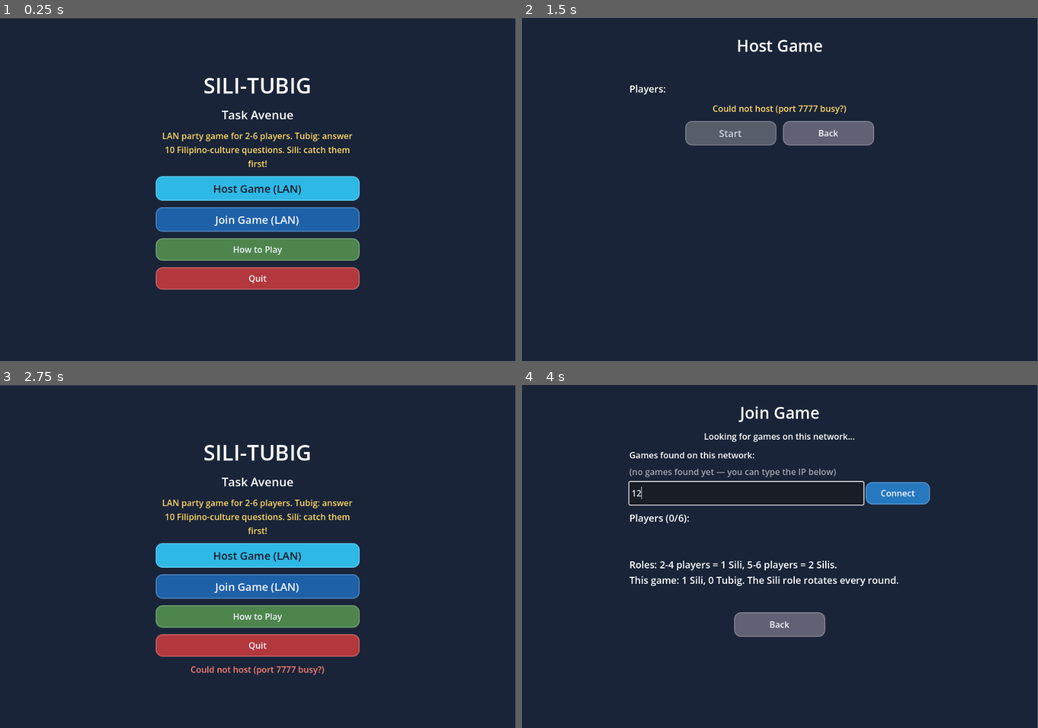
Above: before the commit, frames 1-4 (two rows, left to right).
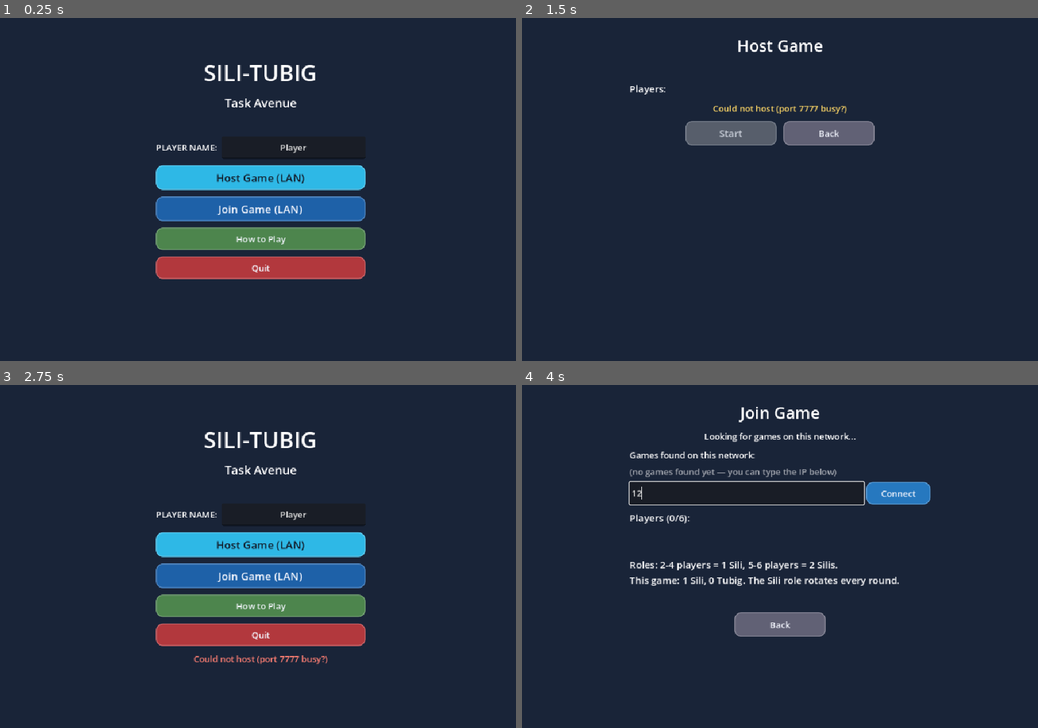
Above: after the commit, the same moments.

Repository: stfcrz11/CEREZO_SiliTubigClash_TaskAvenue
Game: Godot game, scene res://scenes/title_screen.tscn
Same seed, same stepped clock (60 frames per second), same inputs: the game is played once before the commit and once after it.
Inputs (mouse positions are in pixels of both pictures, inside the frame that each line leads up to):
- Up to frame 1 (0.25 s): no input
- Up to frame 2 (1.5 s): tap Enter at 0.5 s; hold D (move_right) 0.53-1.25 s; hold Shift (sprint) 0.53-1.25 s; tap Space at 0.77 s; click "Host Game (LAN)" at 1.25 s
- Up to frame 3 (2.75 s): click "Back" at 2 s
- Up to frame 4 (4 s): click "Join Game (LAN)" at 2.75 s; click (743, 494) at 3.52 s; type "12" at 3.6 s
In our replay, the window is 799x533 before the commit and 800x533 after it. These sizes can differ from the game's own. Grey fills any space a smaller window leaves; there, only what the larger window draws over its background counts as a difference.

The runs differ from the first frame. In frame 1, 13% of the frame differs, in the area x 0-100%, y 0-80%; in frame 2, 0.7%; in frame 3, 13%, in the area x 0-100%, y 0-85%; in frame 4, 2.8%.

Commit message:
Add player name

Diff:
--- a/autoloads/game_state.gd
+++ b/autoloads/game_state.gd
@@ -9,17 +9,37 @@
 const TITLE_SCENE := "res://scenes/title_screen.tscn"
 const LOBBY_SCENE := "res://scenes/lobby.tscn"
 const GAME_SCENE := "res://scenes/maze_game.tscn"
+const SETTINGS_PATH := "user://player_settings.cfg"
 
 var round_state: RoundState = RoundState.READY
 var lobby_mode: String = "host"   # "host" or "join" when opening the lobby
+var player_name: String = "Player"
 
 
 func _ready() -> void:
+	_load_settings()
 	_add_keys("move_up", [KEY_W, KEY_UP])
 	_add_keys("move_down", [KEY_S, KEY_DOWN])
 	_add_keys("move_left", [KEY_A, KEY_LEFT])
 	_add_keys("move_right", [KEY_D, KEY_RIGHT])
 	_add_keys("sprint", [KEY_SHIFT, KEY_SPACE])
+
+
+func set_player_name(value: String) -> void:
+	var cleaned := value.strip_edges()
+	player_name = cleaned if not cleaned.is_empty() else "Player"
+	var settings := ConfigFile.new()
+	settings.set_value("player", "name", player_name)
+	settings.save(SETTINGS_PATH)
+
+
+func _load_settings() -> void:
+	var settings := ConfigFile.new()
+	if settings.load(SETTINGS_PATH) != OK:
+		return
+	var saved_name = settings.get_value("player", "name", "Player")
+	if saved_name is String and not saved_name.strip_edges().is_empty():
+		player_name = saved_name.strip_edges()
 
 
 func _add_keys(action: String, keys: Array) -> void:
--- a/autoloads/network.gd
+++ b/autoloads/network.gd
@@ -16,6 +16,7 @@
 const BEACON := "SILITUBIG_TASKAVENUE"
 
 var players: Dictionary = {}        # peer_id -> slot (0..3)  => P1..P4
+var player_names: Dictionary = {}   # peer_id -> chosen display name
 var online: bool = false
 var game_started: bool = false
 var last_error: String = ""
@@ -42,6 +43,7 @@
 func play_solo() -> void:
 	leave()
 	players = {1: 0}
+	player_names = {1: GameState.player_name}
 	online = false
 
 
@@ -54,6 +56,7 @@
 		return err
 	multiplayer.multiplayer_peer = peer
 	players = {1: 0}
+	player_names = {1: GameState.player_name}
 	online = true
 	round_number = randi() % MAX_PLAYERS   # random first Sili
 	_start_beacon()
@@ -79,6 +82,7 @@
 		multiplayer.multiplayer_peer.close()
 	multiplayer.multiplayer_peer = OfflineMultiplayerPeer.new()
 	players.clear()
+	player_names.clear()
 	online = false
 	game_started = false
 
@@ -98,6 +102,10 @@
 
 func slot_of(peer_id: int) -> int:
 	return players.get(peer_id, 0)
+
+
+func player_name_of(peer_id: int) -> String:
+	return player_names.get(peer_id, "Player")
 
 
 ## 2-4 players: 1 Sili.  5-6 players: 2 Silis.  Everyone else is Tubig.
@@ -145,8 +153,10 @@
 	for s in MAX_PLAYERS:
 		if not s in used:
 			players[id] = s
+			player_names[id] = "Player"
 			break
 	_sync_players.rpc(players)
+	_sync_player_names.rpc(player_names)
 	players_changed.emit()
 
 
@@ -154,11 +164,14 @@
 	if not is_host():
 		return
 	players.erase(id)
+	player_names.erase(id)
 	_sync_players.rpc(players)
+	_sync_player_names.rpc(player_names)
 	players_changed.emit()
 
 
 func _on_connected_to_server() -> void:
+	_register_player_name.rpc_id(1, GameState.player_name)
 	connected_to_host.emit()
 
 
@@ -179,6 +192,22 @@
 @rpc("authority", "call_remote", "reliable")
 func _sync_players(new_players: Dictionary) -> void:
 	players = new_players
+	players_changed.emit()
+
+
+@rpc("any_peer", "call_remote", "reliable")
+func _register_player_name(value: String) -> void:
+	if not is_host():
+		return
+	var name := value.strip_edges()
+	player_names[multiplayer.get_remote_sender_id()] = name if not name.is_empty() else "Player"
+	_sync_player_names.rpc(player_names)
+	players_changed.emit()
+
+
+@rpc("authority", "call_remote", "reliable")
+func _sync_player_names(new_names: Dictionary) -> void:
+	player_names = new_names
 	players_changed.emit()
 
 
--- a/project.godot
+++ b/project.godot
@@ -27,3 +27,6 @@
 
 window/size/viewport_width=960
 window/size/viewport_height=640
+window/size/window_width_override=1280
+window/size/window_height_override=720
+window/stretch/mode="canvas_items"
--- a/scenes/lobby.gd
+++ b/scenes/lobby.gd
@@ -98,7 +98,7 @@
 			tag += " (Host)"
 		if id == multiplayer.get_unique_id():
 			tag += " (You)"
-		lines.append("P%d%s" % [Network.slot_of(id) + 1, tag])
+		lines.append("%s%s" % [Network.player_name_of(id), tag])
 	var n := Network.players.size()
 	var silis := Network.sili_count_for(max(n, Network.MIN_PLAYERS))
 	players_label.text = "Players (%d/%d):\n%s\n\nRoles: 2-4 players = 1 Sili, 5-6 players = 2 Silis.\nThis game: %d Sili, %d Tubig. The Sili role rotates every round." % \
--- a/scenes/maze_game.gd
+++ b/scenes/maze_game.gd
@@ -212,7 +212,7 @@
 		player_by_id[id] = p
 	var me = player_by_id.get(multiplayer.get_unique_id())
 	if me:
-		mode_label.text = "You: %s (P%d)" % ["TUBIG" if me.is_tubig() else "SILI", me.slot + 1]
+		mode_label.text = "You: %s (%s)" % ["TUBIG" if me.is_tubig() else "SILI", Network.player_name_of(me.peer_id)]
 		minimap.set_local_player(me)
 
 
@@ -287,7 +287,7 @@
 		scrolls.erase(scroll_id)
 	questions_asked = asked
 	GameState.round_state = GameState.RoundState.QUESTION
-	var picker_name := "P%d" % (Network.slot_of(picker_id) + 1)
+	var picker_name := Network.player_name_of(picker_id)
 	quiz_panel.show_question(QuestionBank.QUESTIONS[q_index], order,
 		"Scroll #%d  —  picked by %s  —  Correct: %d / %d" % [asked, picker_name, correct_answers, questions_to_win],
 		picker_id == multiplayer.get_unique_id(), picker_name)
@@ -361,7 +361,7 @@
 		return
 	var t = player_by_id[id]
 	t.set_caught()
-	_show_message("P%d was caught! Tubig team, touch them to save them!" % (t.slot + 1), 3.0)
+	_show_message("%s was caught! Tubig team, touch them to save them!" % Network.player_name_of(t.peer_id), 3.0)
 
 
 @rpc("authority", "call_local", "reliable")
@@ -370,7 +370,7 @@
 		return
 	var t = player_by_id[id]
 	t.set_rescued()
-	_show_message("Tubig! P%d is saved!" % (t.slot + 1), 2.0)
+	_show_message("Tubig! %s is saved!" % Network.player_name_of(t.peer_id), 2.0)
 
 
 func _host_check_team_out() -> void:
@@ -424,7 +424,7 @@
 		silis.erase(p)
 		player_by_id.erase(id)
 		p.queue_free()
-		_show_message("P%d left the game." % (p.slot + 1), 2.5)
+		_show_message("%s left the game." % Network.player_name_of(p.peer_id), 2.5)
 
 
 # ============================================================ per frame
--- a/scenes/player.gd
+++ b/scenes/player.gd
@@ -67,7 +67,7 @@
 
 func _label() -> String:
 	var you := " (You)" if is_local() else ""
-	return "%s P%d%s" % ["TUBIG" if is_tubig() else "SILI", slot + 1, you]
+	return "%s %s%s" % ["TUBIG" if is_tubig() else "SILI", Network.player_name_of(peer_id), you]
 
 
 func _physics_process(delta: float) -> void:
@@ -131,7 +131,7 @@
 	frozen = true
 	frozen_time = 0.0
 	body_rect.color = Color(0.55, 0.55, 0.6)
-	name_label.text = "SAVE P%d!" % (slot + 1)
+	name_label.text = "SAVE %s!" % Network.player_name_of(peer_id)
 	alert_label.visible = false
 
 
--- a/scenes/title_screen.gd
+++ b/scenes/title_screen.gd
@@ -10,6 +10,9 @@
 	ButtonStyle.style_secondary($Menu/HowToButton, Color(0.3, 0.52, 0.3))
 	ButtonStyle.style_secondary($Menu/QuitButton, Color(0.7, 0.22, 0.24))
 	ButtonStyle.style_secondary($HowToPanel/Margin/VBox/CloseButton, Color(0.38, 0.38, 0.46))
+	$Menu/PlayerNameRow/PlayerNameInput.text = GameState.player_name
+	$Menu/PlayerNameRow/PlayerNameInput.text_changed.connect(_on_player_name_changed)
+	$Menu/PlayerNameRow/PlayerNameInput.focus_exited.connect(_normalize_player_name)
 	$Menu/HostButton.pressed.connect(_open_lobby.bind("host"))
 	$Menu/JoinButton.pressed.connect(_open_lobby.bind("join"))
 	$Menu/HowToButton.pressed.connect(func(): $HowToPanel.visible = true)
@@ -22,6 +25,15 @@
 	Network.last_error = ""
 
 
+func _on_player_name_changed(value: String) -> void:
+	if not value.strip_edges().is_empty():
+		GameState.set_player_name(value)
+
+
+func _normalize_player_name() -> void:
+	$Menu/PlayerNameRow/PlayerNameInput.text = GameState.player_name
+
+
 func _open_lobby(mode: String) -> void:
 	GameState.lobby_mode = mode
 	get_tree().change_scene_to_file(GameState.LOBBY_SCENE)
--- a/scenes/title_screen.tscn
+++ b/scenes/title_screen.tscn
@@ -1,6 +1,8 @@
 [gd_scene format=3 uid="uid://da5m6aypu7p61"]
 
 [ext_resource type="Script" uid="uid://dlt8wppvmuudg" path="res://scenes/title_screen.gd" id="1"]
+
+[sub_resource type="FontVariation" id="FontVariation_fgkus"]
 
 [sub_resource type="StyleBoxFlat" id="StyleBox_h"]
 bg_color = Color(0.08, 0.1, 0.16, 1)
@@ -28,10 +30,7 @@
 anchors_preset = 15
 anchor_right = 1.0
 anchor_bottom = 1.0
-offset_left = -2.0
-offset_top = 1.0
-offset_right = 3.0
-offset_bottom = 1.0
+offset_right = 5.0
 grow_horizontal = 2
 grow_vertical = 2
 color = Color(0.1, 0.14, 0.22, 1)
@@ -44,8 +43,8 @@
 anchor_right = 0.5
 anchor_bottom = 0.5
 offset_left = -190.0
-offset_top = -230.0
-offset_right = 190.0
+offset_top = -274.0
+offset_right = 200.0
 offset_bottom = 230.0
 grow_horizontal = 2
 grow_vertical = 2
@@ -54,7 +53,8 @@
 
 [node name="TitleLabel" type="Label" parent="Menu" unique_id=713651452]
 layout_mode = 2
-theme_override_font_sizes/font_size = 40
+theme_override_fonts/font = SubResource("FontVariation_fgkus")
+theme_override_font_sizes/font_size = 42
 text = "SILI-TUBIG"
 horizontal_alignment = 1
 
@@ -67,9 +67,26 @@
 [node name="TaglineLabel" type="Label" parent="Menu" unique_id=202387574]
 modulate = Color(1, 0.85, 0.4, 1)
 layout_mode = 2
-text = "LAN party game for 2-6 players. Tubig: answer 10 Filipino-culture questions. Sili: catch them first!"
 horizontal_alignment = 1
 autowrap_mode = 3
+
+[node name="PlayerNameRow" type="HBoxContainer" parent="Menu"]
+layout_mode = 2
+theme_override_constants/separation = 8
+alignment = 1
+
+[node name="PlayerNameLabel" type="Label" parent="Menu/PlayerNameRow"]
+layout_mode = 2
+text = "PLAYER NAME:"
+vertical_alignment = 1
+
+[node name="PlayerNameInput" type="LineEdit" parent="Menu/PlayerNameRow"]
+custom_minimum_size = Vector2(220, 42)
+layout_mode = 2
+size_flags_horizontal = 3
+placeholder_text = "Enter your name"
+alignment = 1
+max_length = 24
 
 [node name="HostButton" type="Button" parent="Menu" unique_id=204025598]
 custom_minimum_size = Vector2(0, 46)
